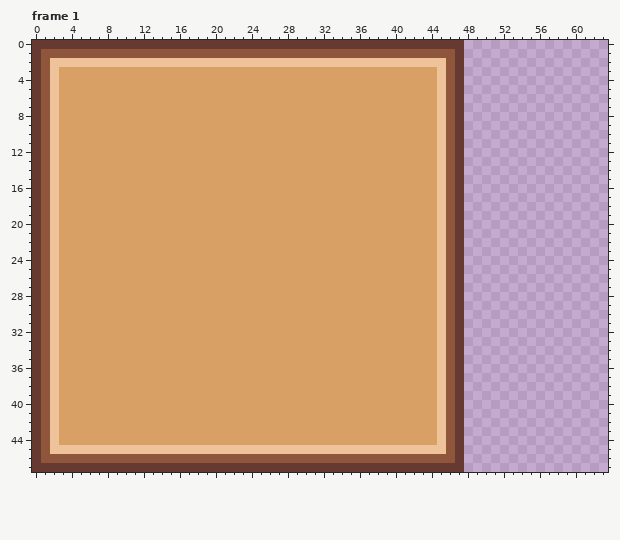
File history of a pixel-art file, Art/Aseprite/UI.aseprite. Above is the file before it was changed.
64x48 pixels, 5 frames. Shown: frame 1. The commit also changed other frames, which this record leaves out.
The same view after the edit:
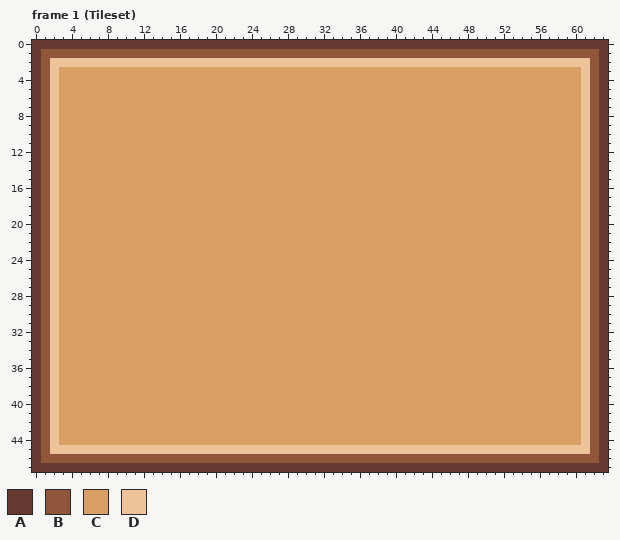
Palette (. is transparent): A #663931  B #8f563b  C #d9a066  D #eec39a
The commit says: [Record Name Added] Adicionei um texto pro Recorde.
Changes in this commit:
Frame 1 (Tileset):
Colour A now appears in row 0 at x 48 to 63; in rows 1 to 46 at x 63; in row 47 at x 48 to 63.
Colour B now appears in row 1 at x 48 to 62; in rows 2 to 45 at x 62; in row 46 at x 48 to 62.
The author changed colour A to colour B in row 1 at x 47; in row 46 at x 47.
Colour C now appears in rows 3 to 44 at x 48 to 60.
The author changed colour A to colour C in rows 3 to 44 at x 47.
The author changed colour B to colour C in rows 3 to 44 at x 46.
The author changed colour D to colour C in rows 3 to 44 at x 45.
Colour D now appears in row 2 at x 48 to 61; in rows 3 to 44 at x 61; in row 45 at x 48 to 61.
The author changed colour A to colour D in row 2 at x 47; in row 45 at x 47.
The author changed colour B to colour D in row 2 at x 46; in row 45 at x 46.
